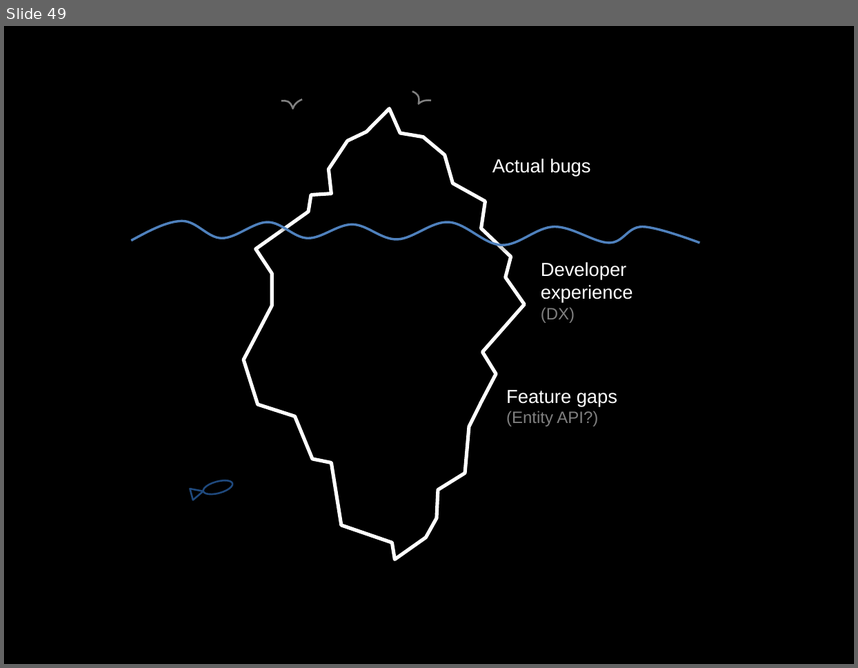
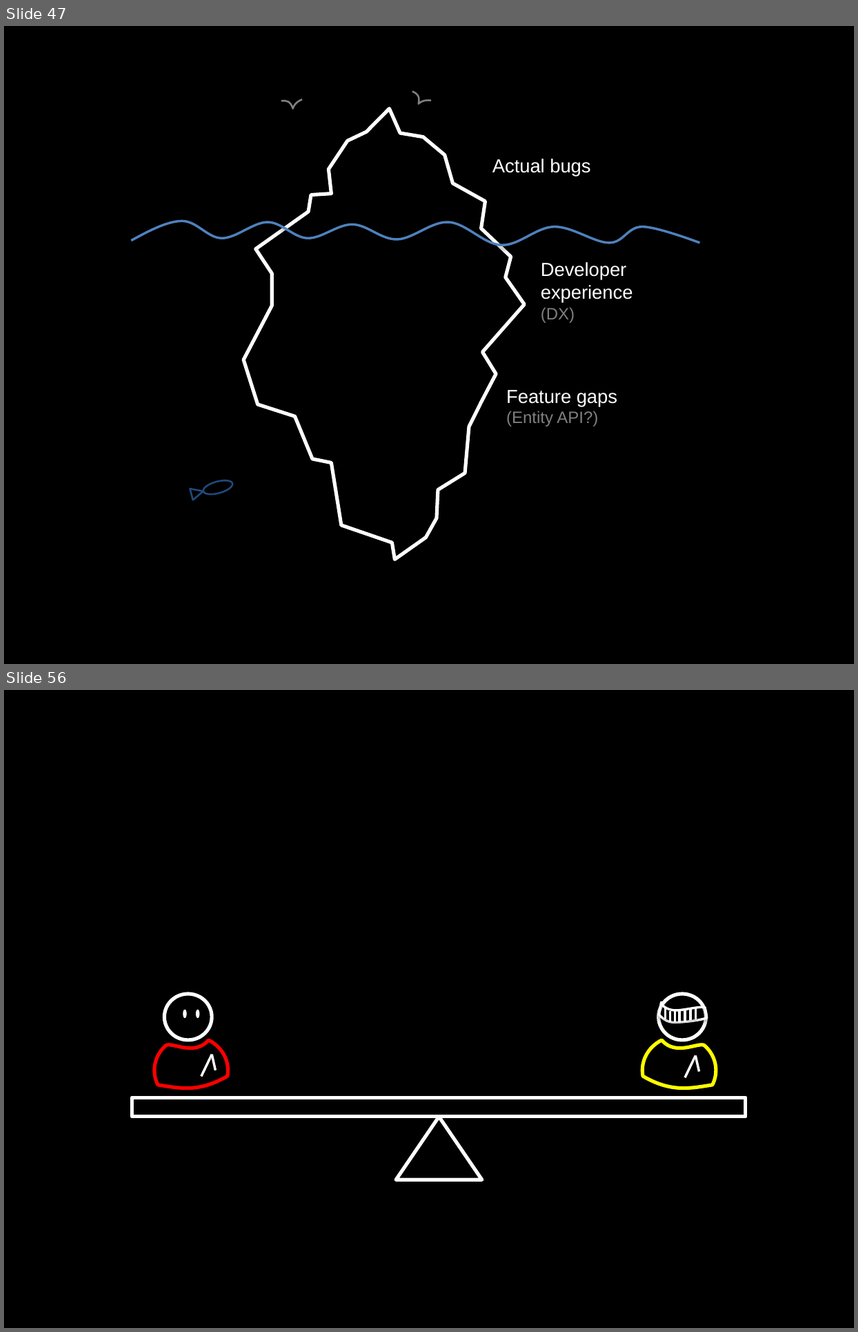
Before and after one commit to socketwench/exampleModuleAintCore, a slide deck: src/exampleModuleAintCore.pptx. Shown one above the other, each under a label of ours: slide 49 before the commit, slides 47 and 56 after it; the slides between them are not shown. The pictures are 858x668 and 858x1332 pixels, drawn with LibreOffice and Linux fonts; fonts in the diff are those of the drawing. Boxes give left, top, right and bottom in pixels: in the first picture for what was removed or moved away, otherwise in the second. Text is boxed around its words. In the diff, an @@ line names an element or a change of style, - is before the commit and + after.

```diff
--- a/src/exampleModuleAintCore.pptx
+++ b/src/exampleModuleAintCore.pptx
@@ slide 56 added at [4,690,854,1328], background #000000 @@
@@ group added at [154,994,228,1089]: 3 ellipses, 1 freeform shape @@
@@ group added at [642,994,716,1089]: 9 lines, 2 freeform shapes, 1 ellipse @@
@@ line added from (212, 1054) to (201, 1076), #FFFFFF 2 pt @@
@@ line added from (212, 1054) to (216, 1070), #FFFFFF 2 pt @@
@@ rectangle added at [132,1097,745,1116], outline #FFFFFF 3 pt @@
@@ triangle added at [396,1116,481,1180], outline #FFFFFF 3 pt @@
@@ what was slide 49 is now slide 47 @@
```
Also in this commit, not shown: 1 slide changed, 13 other slides added, 1 slide removed, 9 other files.
